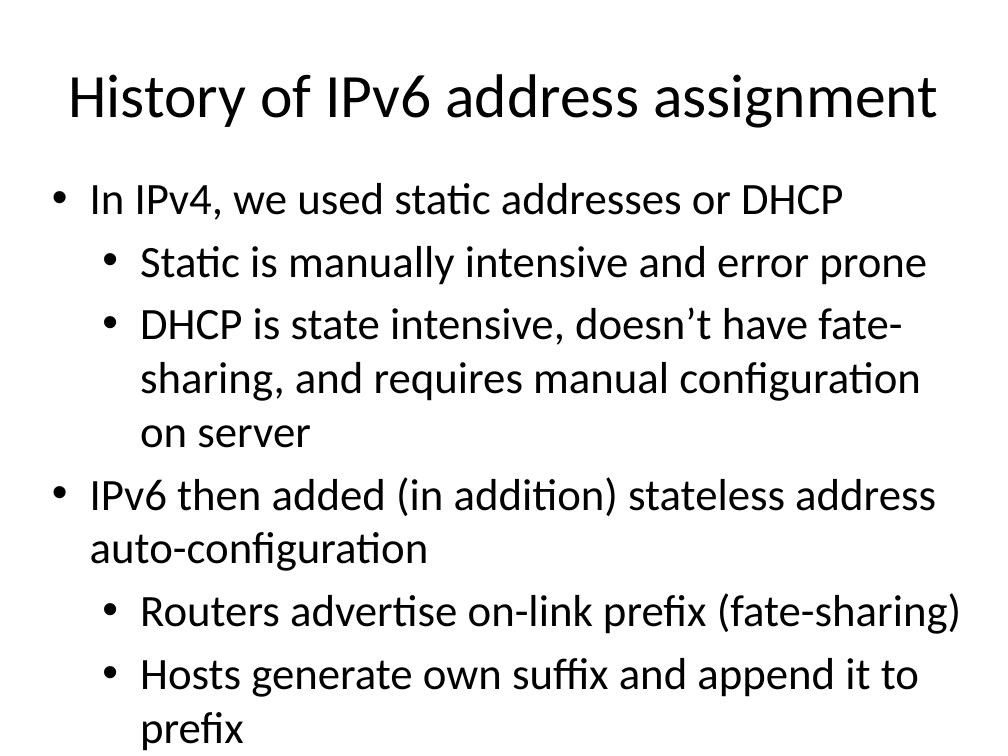
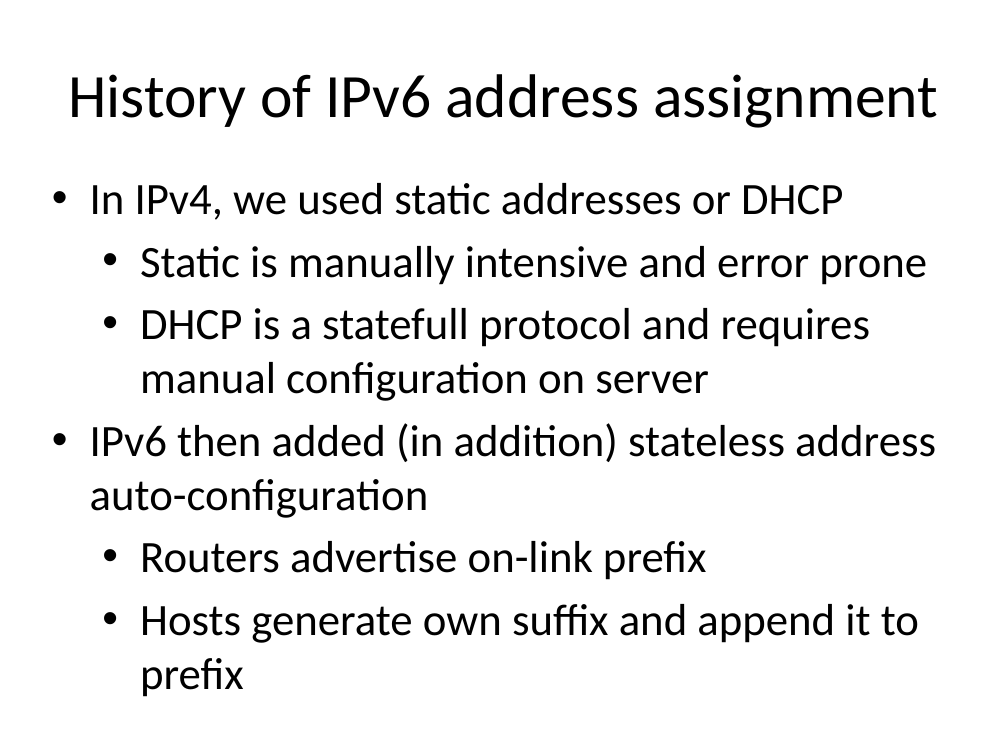
Before and after one commit to hannestschofenig/tschofenig-ids, a slide deck: slide 18 of PrivacyTutorial/iab-privacy-considerations.pptx (slide 44 before the commit). Drawn at 1008x756 pixels with LibreOffice and Linux fonts; fonts in the diff are those of the drawing. Boxes give left, top, right and bottom in pixels: in the first picture for what was removed or moved away, otherwise in the second. Text is boxed around its words. In the diff, an @@ line names an element or a change of style, - is before the commit and + after.

```diff
--- a/PrivacyTutorial/iab-privacy-considerations.pptx
+++ b/PrivacyTutorial/iab-privacy-considerations.pptx
@@ text at [140,308,870,401]: text changed @@
-  • DHCP is state intensive, doesn’t have fate-sharing, and requires manual configuration on server
+  • DHCP is a statefull protocol and requires manual configuration on server
@@ text at [140,541,707,580]: text changed @@
-  • Routers advertise on-link prefix (fate-sharing)
+  • Routers advertise on-link prefix
```
Also in this commit, not shown: 17 other slides changed, 3 slides added, 18 slides removed.
